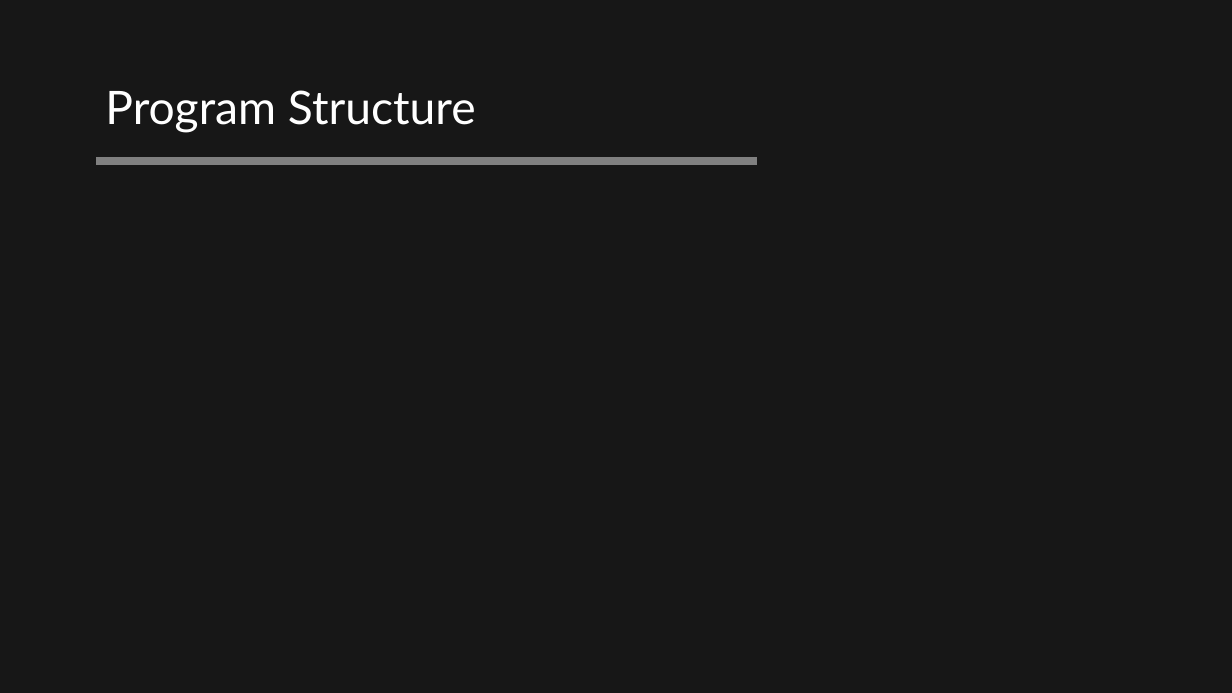
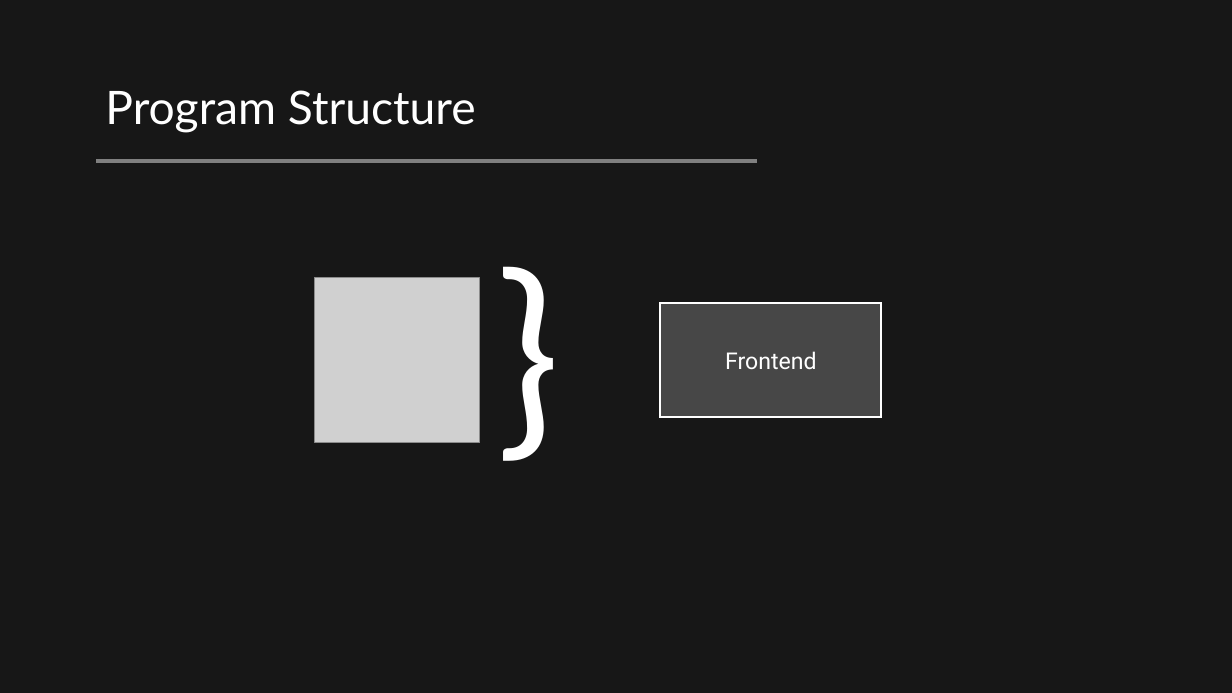
Before and after one commit to drevoksi/buzzwords, a slide deck: slide 11 of Presentation.pptx (slide 7 before the commit). Drawn at 1232x693 pixels with LibreOffice and Linux fonts; fonts in the diff are those of the drawing; grey boxes stand for pictures. Boxes give left, top, right and bottom in pixels: in the first picture for what was removed or moved away, otherwise in the second. Text is boxed around its words. In the diff, an @@ line names an element or a change of style, - is before the commit and + after.

```diff
--- a/Presentation.pptx
+++ b/Presentation.pptx
@@ line (96, 162) - (757, 162): stroke #808080 6 pt to #808080 3 pt @@
@@ text added at [487, 213, 579, 480], 166 pt, text #FFFFFF @@
+}
@@ picture added at [314, 277, 480, 443] @@
@@ rectangle added at [661, 303, 882, 417], fill #595959 at 74% opacity, outline #FFFFFF 1.5 pt, 18 pt, text #FFFFFF @@
+Frontend
```
Also in this commit, not shown: 4 slides added, 1 other file.
